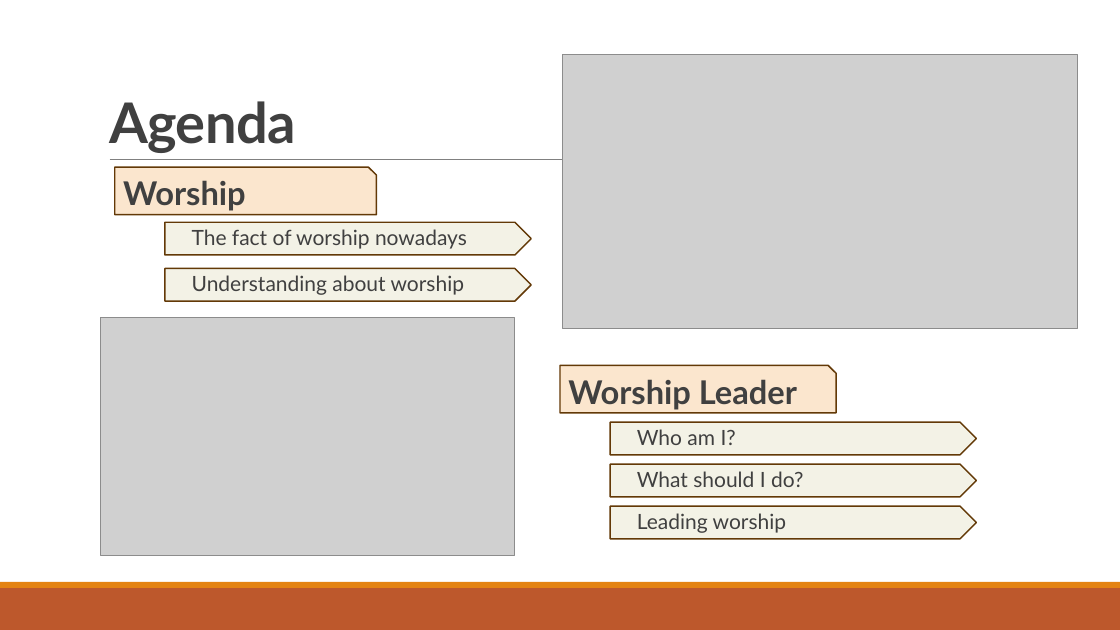
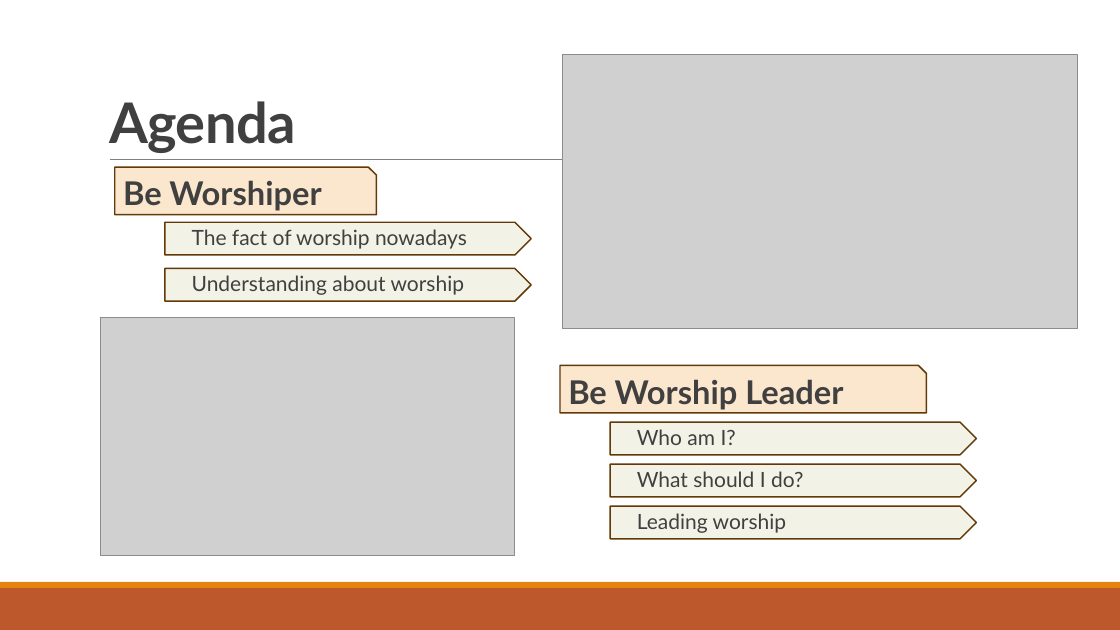
Before and after one commit to PhanNgocTrieu/SWPCT, a slide deck: slide 2 of Worship_Ref.pptx. Drawn at 1120x630 pixels with LibreOffice and Linux fonts; fonts in the diff are those of the drawing; grey boxes stand for pictures. Boxes give left, top, right and bottom in pixels: in the first picture for what was removed or moved away, otherwise in the second. Text is boxed around its words. In the diff, an @@ line names an element or a change of style, - is before the commit and + after.

```diff
--- a/Worship_Ref.pptx
+++ b/Worship_Ref.pptx
@@ text in snip rect at box(123, 180, 321, 211): text changed @@
-Worship
+Be Worshiper
@@ snip rect "Be Worship Leader": place and size @@
-snip rect "Be Worship Leader" at box(560, 365, 837, 413)
+snip rect "Be Worship Leader" at box(560, 365, 927, 413)
@@ text in snip rect at box(568, 379, 843, 410): text changed @@
-Worship Leader
+Be Worship Leader
```
Also in this commit, not shown: 2 other slides changed, 2 slides added, 1 other file.
